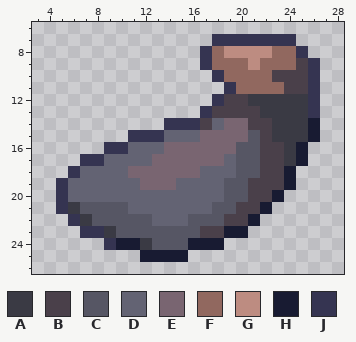
Two states of a pixel-art sprite, textures/items/dye_powder_black.png. The first picture shows the starting point.
The file is 32x32 pixels. Shown: x 3..28, y 6..26.
Palette (. is transparent): A #3a3a44  B #4a404a  C #565664  D #636373  E #796571  F #91685f  G #bd8c81  H #181b32  J #353451
Pixels before, first column x 5:
 7 .............JJJJJJJ..
 8 ............JFGGGGFFJ.
 9 ............JFFFGFFFBJ
10 .............JFFFFBBBJ
11 ..............JFFFFBBJ
12 .............JBBAAAAAJ
13 ............JBBBBAAAAJ
14 .........JJJBDEEBBAAAH
15 ......JJJDDDEEEECBAAAH
16 ....JJDDDEEEEEECCBBAH.
17 ..JJDDDDEEEEEEDCCBBAH.
18 .JDDDDEEEEEEDDDCCBBH..
19 JDDDDDDEEEDDDDCCBBBH..
20 JDDDDDDDDDDDDDCCBBH...
21 JACCCCDDDDDDDCCBBH....
22 .JACCCCCDDDCCCBBH.....
23 ..JJACCCCCCCBBHH......
24 ....JHHACCCHHH........
25 .......HHHH...........
New version:
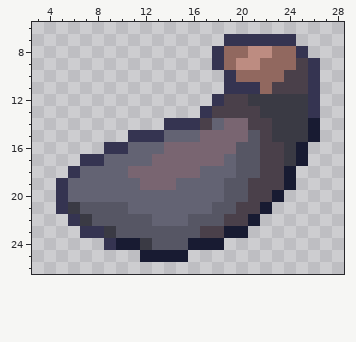
Commit message: [#1557] - Authors: Evorp
Edits made:
y 7: x 18 J -> .
y 8: x 17..20 JFGG -> .JFF
y 9: x 17..18 JF -> .J; x 20 F -> G
y 10: x 18..19 JF -> .J; x 23 B -> F
y 11: x 20..21 FF -> JJ; x 23 F -> B
Boxes around the changes in both pictures, in picture pixels (x1, y1, x2, y2):
changed: (200, 34, 284, 94)
